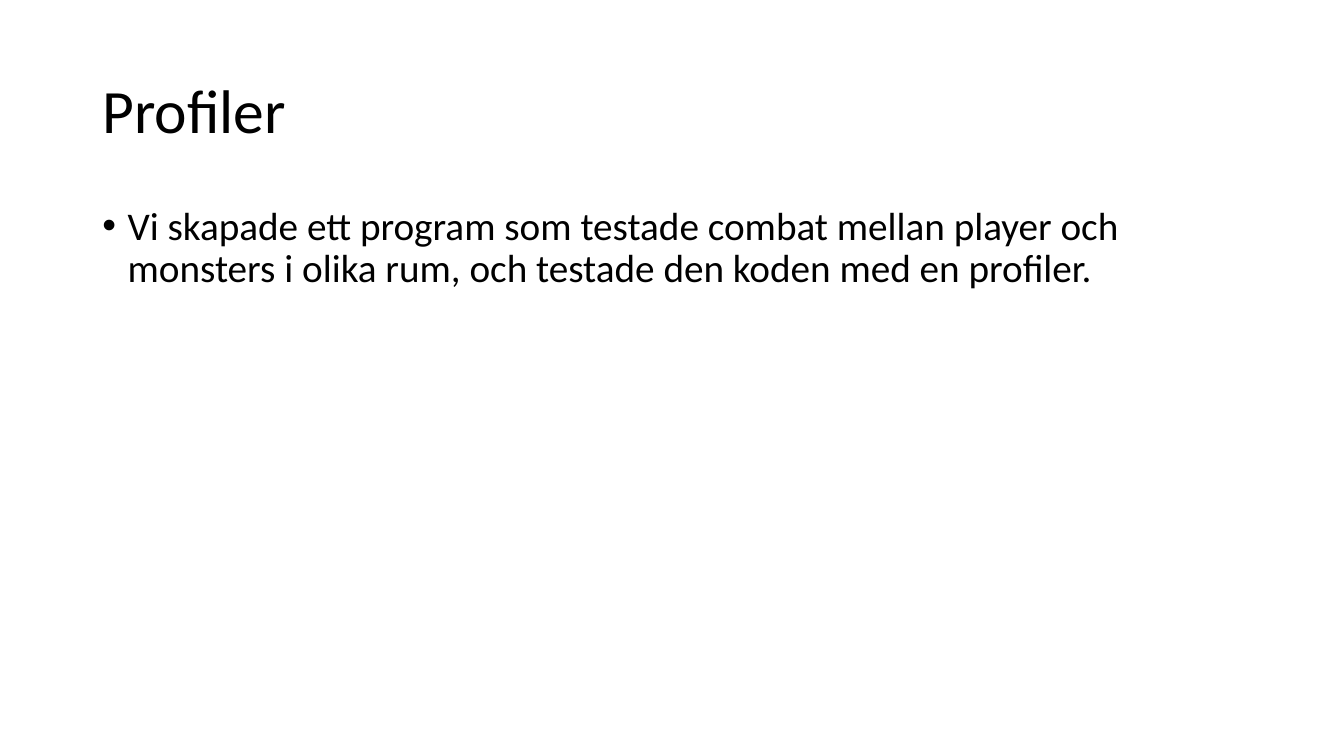
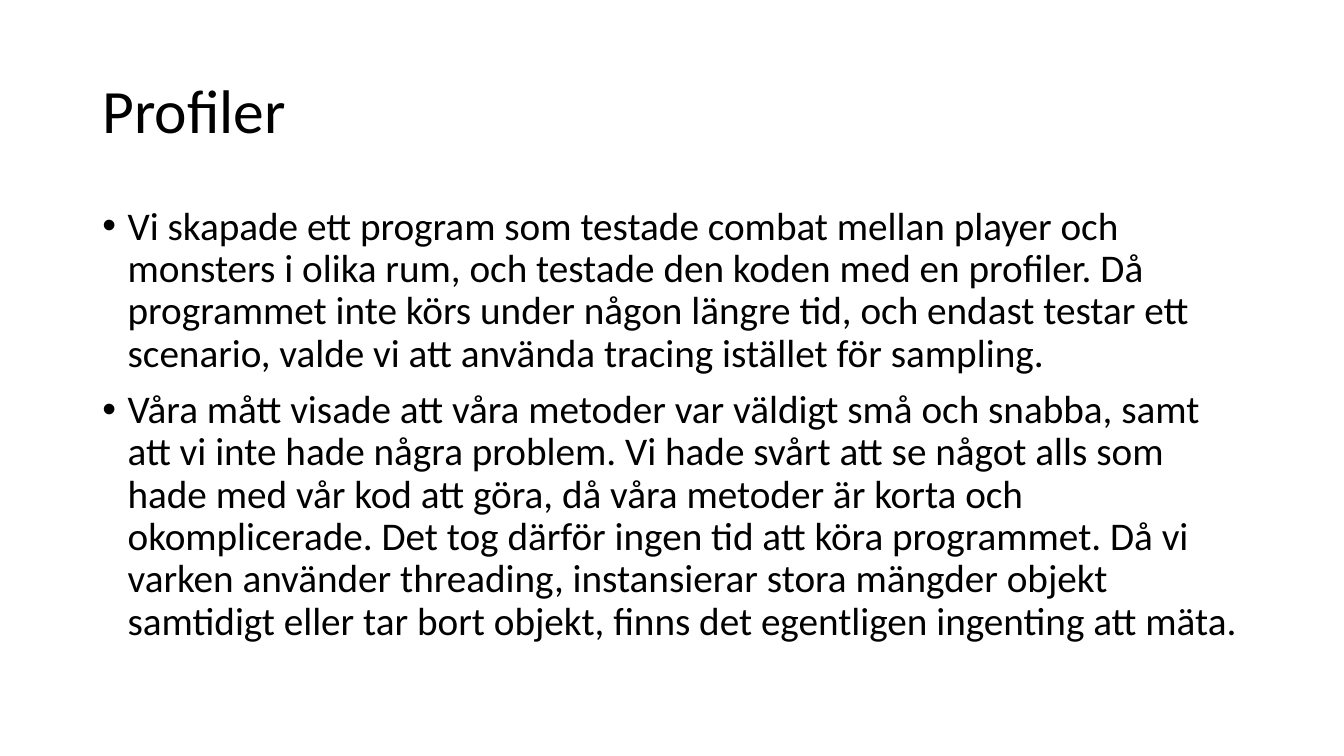
Before and after one commit to knopp10000/Inte_Roligt, a slide deck: slide 32 of slutredovisning.pptx. Drawn at 1344x756 pixels with LibreOffice and Linux fonts; fonts in the diff are those of the drawing. Boxes give left, top, right and bottom in pixels: in the first picture for what was removed or moved away, otherwise in the second. Text is boxed around its words. In the diff, an @@ line names an element or a change of style, - is before the commit and + after.

Commit message:
more on profiler

```diff
--- a/slutredovisning.pptx
+++ b/slutredovisning.pptx
@@ text at <box>128,212,1236,642</box>: text changed @@
-• Vi skapade ett program som testade combat mellan player och monsters i olika rum, och testade den koden med en profiler.
+• Vi skapade ett program som testade combat mellan player och monsters i olika rum, och testade den koden med en profiler. Då programmet inte körs under någon längre tid, och endast testar ett scenario, valde vi att använda tracing istället för sampling.
+• Våra mått visade att våra metoder var väldigt små och snabba, samt att vi inte hade några problem. Vi hade svårt att se något alls som hade med vår kod att göra, då våra metoder är korta och okomplicerade. Det tog därför ingen tid att köra programmet. Då vi varken använder threading, instansierar stora mängder objekt samtidigt eller tar bort objekt, finns det egentligen ingenting att mäta.
```
